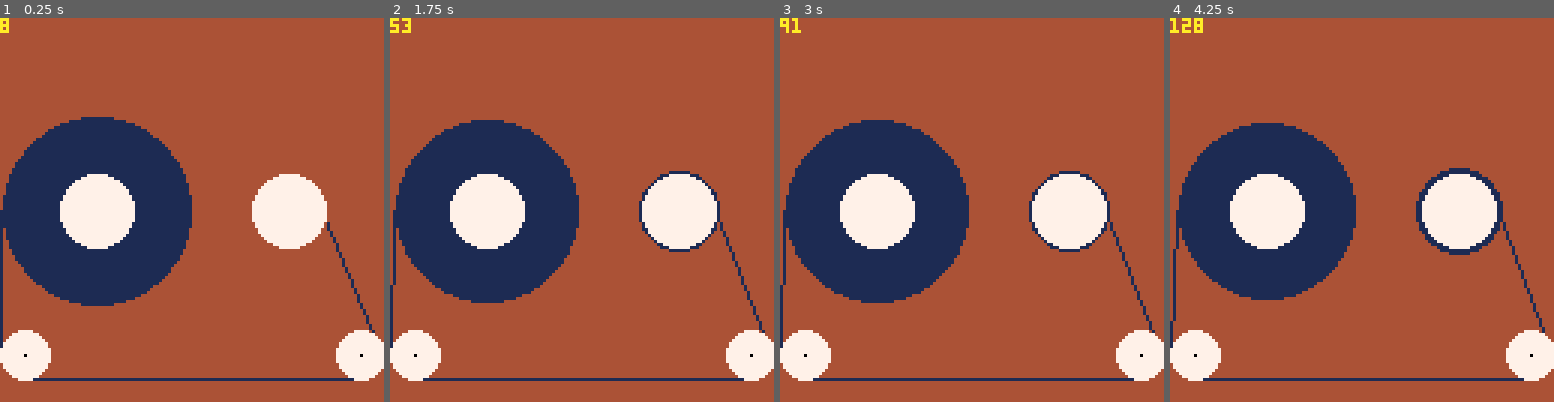
Above: before the commit, frames 1-4 (left to right).
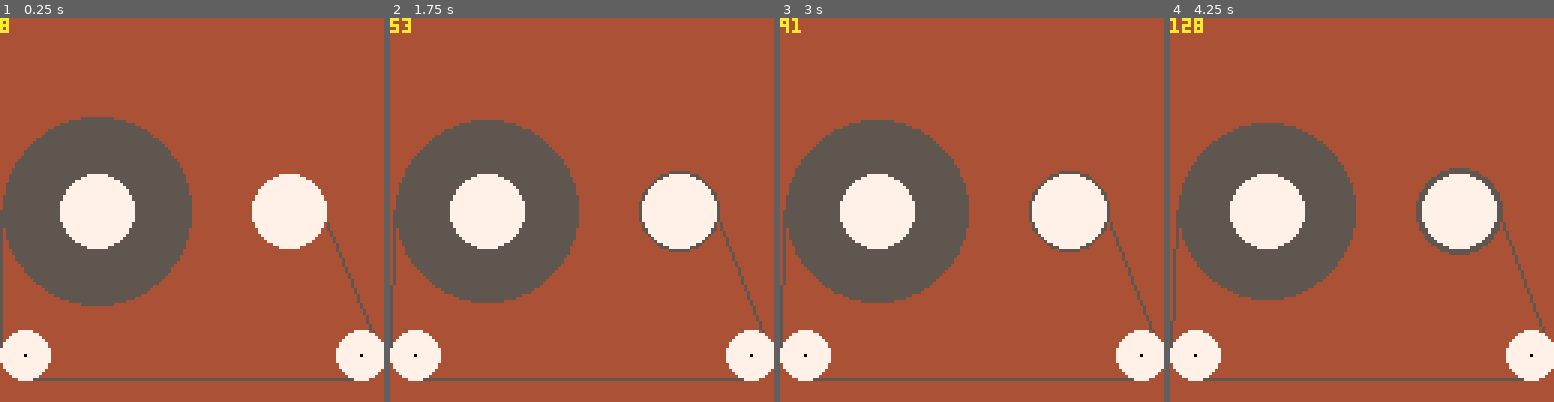
Above: after the commit, the same moments.

Repository: ptrgags/pico8-carts
Game: PICO-8 cartridge 0006-cassette-counter.p8
The game is run twice, just before and just after one commit, with the same random seed, the same clock (stepped at 60 frames per second) and the same inputs.
Inputs:
- Up to frame 1 (0.25 s): no input
- Up to frame 2 (1.75 s): no input
- Up to frame 3 (3 s): no input
- Up to frame 4 (4.25 s): no input

The runs differ from the first frame. In frame 1, 17% of the frame differs, in the area x 0-98%, y 25-95%; in frame 2, 16%; in frame 3, 16%; in frame 4, 16%.

Commit message:
change the tape color to brown

Diff:
--- a/0006-cassette-counter.p8
+++ b/0006-cassette-counter.p8
@@ -3,6 +3,10 @@
 __lua__
 -- cassette counter
 -- by peter gagliardi (@ptrgags)
+
+-- inspired by a mix of:
+--
+-- - my rew/ffwd album cover: https://ptrgags.dev/#/album/rewind-and-ffwd
 
 function _init()
 	counter=0
@@ -36,14 +40,14 @@
  cls(4)
 
  --reels of tape
-	circfill(32,64,r_left,1)
-	circfill(96,64,r_right,1)
+	circfill(32,64,r_left,5)
+	circfill(96,64,r_right,5)
 
  --line of tape between reels
  --(approx)
- line(32-r_left,64,0,128-16,1)
- line(95+r_right,64,127,128-16,1)
- line(8,128-8,128-8,128-8,1)
+ line(32-r_left,64,0,128-16,5)
+ line(95+r_right,64,127,128-16,5)
+ line(8,128-8,128-8,128-8,5)
 
 	--decorate center of reels
 	circfill(32,64,min_r,7)
